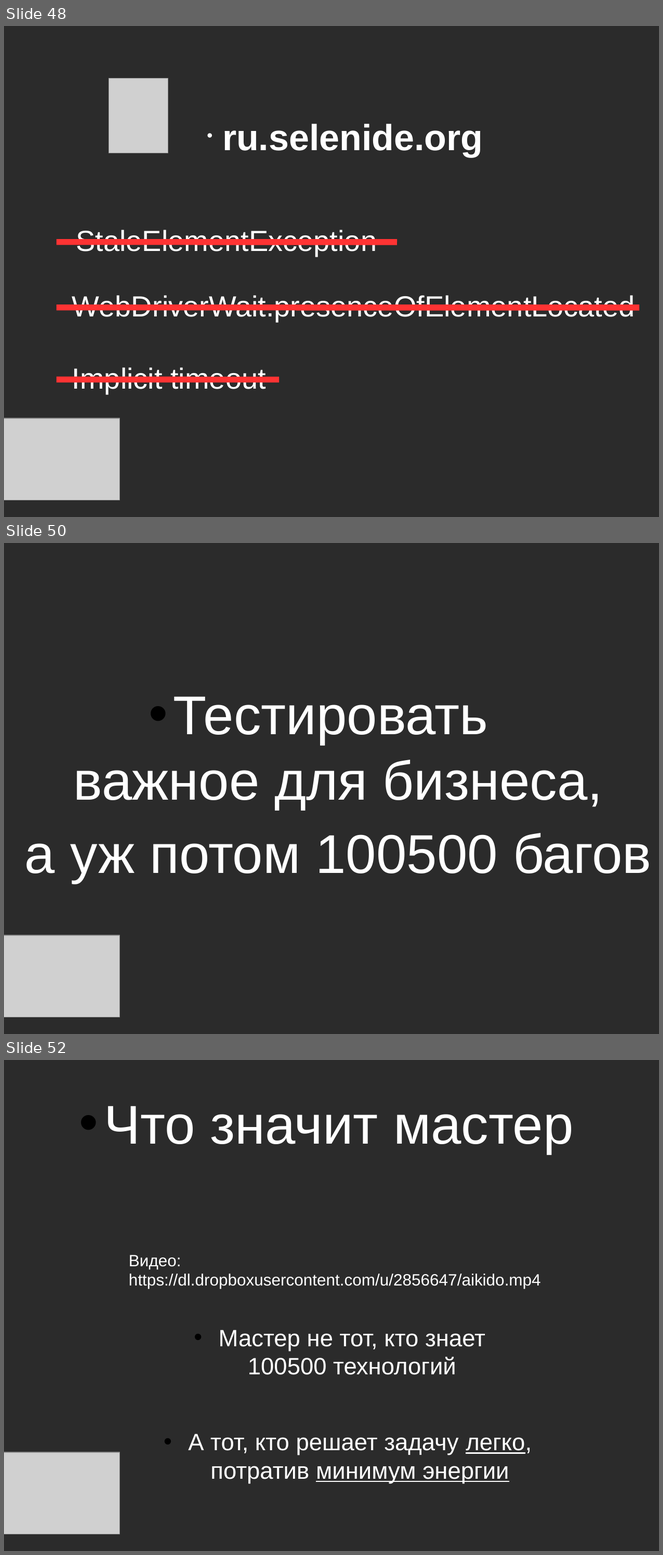
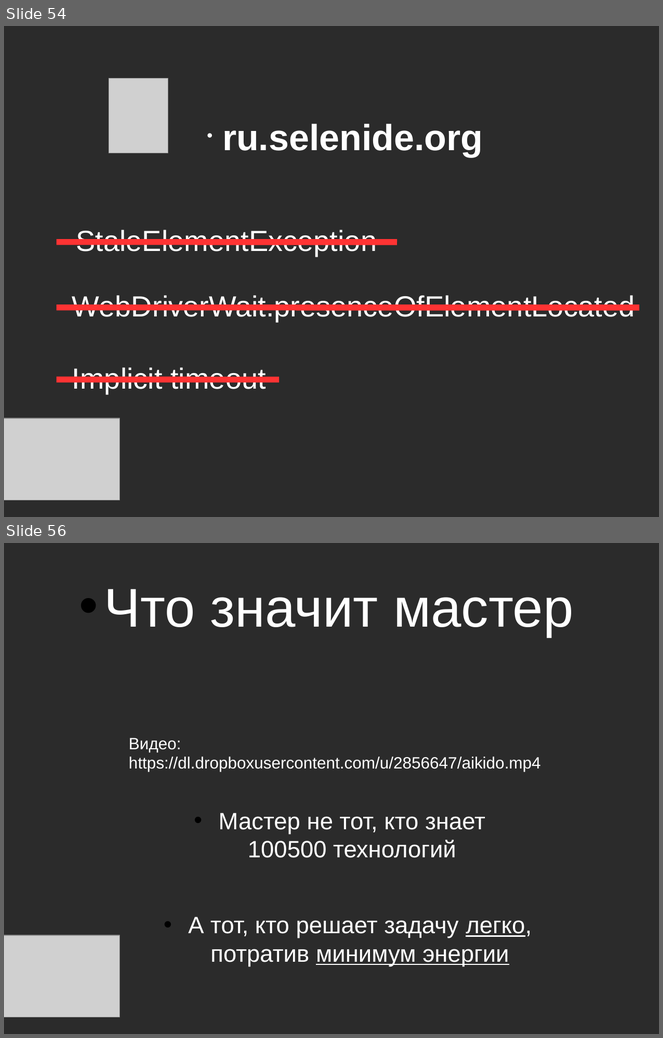
Before and after one commit to asolntsev/presentations, a slide deck: ui-tests/the_fast_and_the_continuous.sqadays2014.odp. Shown one above the other, each under a label of ours: slides 48, 50 and 52 before the commit, slides 54 and 56 after it; the slides between them are not shown. The pictures are 663x1555 and 663x1038 pixels, drawn with LibreOffice and Linux fonts; fonts in the diff are those of the drawing; grey boxes stand for pictures; background and template pictures are left out; a plain dark background stands for a picture behind light text. Boxes give left, top, right and bottom in pixels: in the first picture for what was removed or moved away, otherwise in the second. Text is boxed around its words. In the diff, an @@ line names an element or a change of style, - is before the commit and + after.

```diff
--- a/ui-tests/the_fast_and_the_continuous.sqadays2014.odp
+++ b/ui-tests/the_fast_and_the_continuous.sqadays2014.odp
@@ slide 50 removed at (4, 543, 659, 1034), background picture (left out) @@
@@ text removed at (74, 696, 603, 810) @@
-• Тестировать
-  важное для бизнеса,
@@ text removed at (25, 833, 651, 883) @@
-а уж потом 100500 багов
@@ picture removed at (4, 936, 119, 1017) @@
@@ what was slide 48 is now slide 54 @@
@@ what was slide 52 is now slide 56 @@
```
Also in this commit, not shown: 7 slides added, 2 other slides removed.
